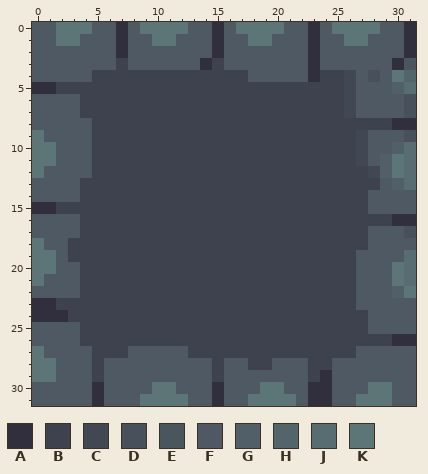
Two versions of one pixel-art sprite, assets/floor.png. The picture above was drawn from the file before the commit.
The file is 32x32 pixels. Colours within 5 levels of each other are drawn and written as one.
Palette (. is transparent): A #312e3d  B #3e414e  C #424754  D #48505c  E #4a565e  F #4e5964  G #515f68  H #52656b  J #576d71  K #5c7678
New version:
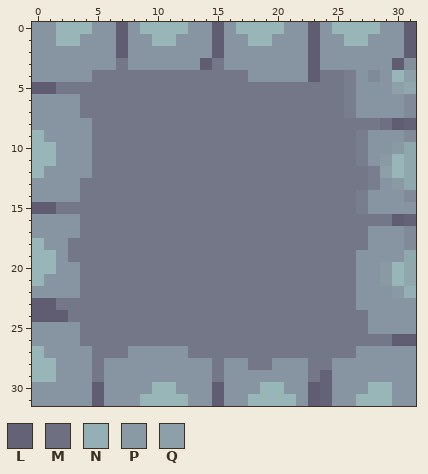
Colours new in this view: L #636276  M #6e7081  N #94b0b4  P #899aa5  Q #8da0aa
Edits made:
colour A: #312e3d -> #605c72
colour B: #3e414e -> #737787
colour C: #424754 -> #787e8e
colour D: #48505c -> #808a98
colour E: #4a565e -> #82909b
colour F: #4e5964 -> #8794a1
colour J: #576d71 -> #8ea8ad
colour K: #5c7678 -> #98b6b8
y 4: x 31 H -> Q
y 5: x 30 G -> Q
y 8: x 29 B -> M; x 31 A -> L
y 10: x 30 G -> P
y 11: x 29 G -> P
y 12: x 29 G -> Q
y 13: x 28 B -> C; x 30 G -> P
y 14: x 27 B -> C; x 31 F -> D
y 15: x 27 B -> C
y 16: x 31 A -> L
y 18: x 31 F -> D
y 20..21: x 29 F -> P
y 22: x 30..31 GK -> PN
y 29..31: x 24 A -> L
Where, in picture pixels (left, top, right, bottom), the same in both pictures:
changed: (32, 22, 416, 406)
